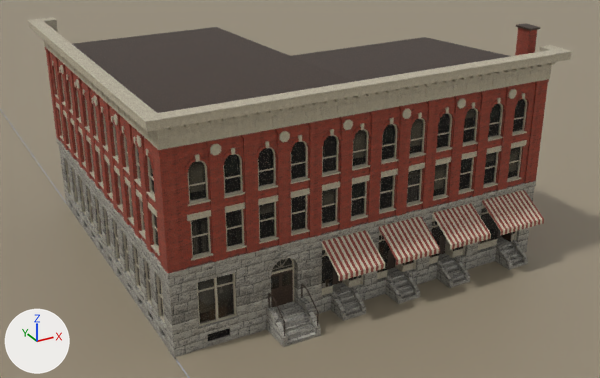
A saved change to the Blender file assets/models/source/bank_building.blend.
Rendered twice from a 50 mm camera at (-21.8, -32.0, 23.3) aimed at (0.1, 8.0, 3.3). The axes (+X, +Y, +Z) are drawn at lower left. The lights are the same throughout. The picture after the commit comes second.

The first picture shows 'BK_Ground', 'BankBuilding'.
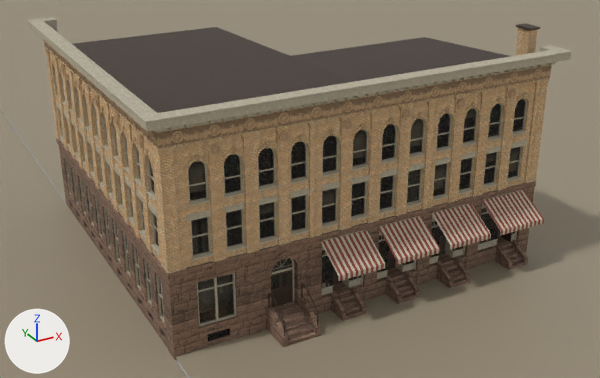
Boxes (x1, y1, x2, y2) around the edits, measured in the pictures (600 x 378 px):
'BankBuilding', surface changed, reshaped
    both: (27, 17, 573, 360)
part 1 of me_bankbuilding, deleted
    before: (47, 43, 536, 141)
part 2 of me_bankbuilding, recoloured
    both: (44, 41, 552, 162)

Patch to the scene script:
```diff
--- a/assets/models/source/bank_building.blend.py
+++ b/assets/models/source/bank_building.blend.py
@@ img_terracotta_ornament_jpg @@
+img_terracotta_ornament_jpg = load_image('terracotta_ornament.jpg', '../../textures/bank-building/terracotta_ornament.jpg', 1024, 1024, 'sRGB')
@@ img_stone_brown_jpg @@
+img_stone_brown_jpg = load_image('stone_brown.jpg', '../../textures/bank-building/stone_brown.jpg', 1024, 1024, 'sRGB')
@@ img_brick_buff_jpg @@
+img_brick_buff_jpg = load_image('brick_buff.jpg', '../../textures/bank-building/brick_buff.jpg', 1024, 1024, 'sRGB')
@@ mat_bkr_brick @@
 n1 = _N.new('ShaderNodeBsdfPrincipled'); n1.name = 'Principled BSDF'
 n3 = _N.new('ShaderNodeTexImage'); n3.name = 'Image Texture'
-n3.image = img_red_brick_jpg
-n4 = _N.new('ShaderNodeMix'); n4.name = 'Mix'
-n4.data_type = 'RGBA'
-n4.blend_type = 'MULTIPLY'
-n4.inputs[0].default_value = 1.0  # 'Factor'
-n4.inputs[7].default_value = (0.94, 0.378, 0.368, 1.0)  # 'B', pink #f8a5a3
+n3.image = img_brick_buff_jpg
 _L.new(n1.outputs[0], n0.inputs[0])  # 'BSDF' to 'Surface'
 _L.new(n2.outputs[0], n3.inputs[0])  # 'UV' to 'Vector'
-_L.new(n3.outputs[0], n4.inputs[6])  # 'Color' to 'A'
-_L.new(n4.outputs[2], n1.inputs[0])  # 'Result' to 'Base Color'
+_L.new(n3.outputs[0], n1.inputs[0])  # 'Color' to 'Base Color'
@@ mat_bkr_stone @@
 n1 = _N.new('ShaderNodeBsdfPrincipled'); n1.name = 'Principled BSDF'
 n3 = _N.new('ShaderNodeTexImage'); n3.name = 'Image Texture'
-n3.image = img_stone_rockfaced_jpg
-n4 = _N.new('ShaderNodeMix'); n4.name = 'Mix'
-n4.data_type = 'RGBA'
-n4.blend_type = 'MULTIPLY'
-n4.inputs[0].default_value = 1.0  # 'Factor'
-n4.inputs[7].default_value = (0.66, 0.68, 0.72, 1.0)  # 'B', light grey #d4d7dd
+n3.image = img_stone_brown_jpg
 _L.new(n1.outputs[0], n0.inputs[0])  # 'BSDF' to 'Surface'
 _L.new(n2.outputs[0], n3.inputs[0])  # 'UV' to 'Vector'
-_L.new(n3.outputs[0], n4.inputs[6])  # 'Color' to 'A'
-_L.new(n4.outputs[2], n1.inputs[0])  # 'Result' to 'Base Color'
+_L.new(n3.outputs[0], n1.inputs[0])  # 'Color' to 'Base Color'
@@ mat_bkr_ornament @@
+mat_bkr_ornament = bpy.data.materials.new('BKR_Ornament')
+# uses the picture img_terracotta_ornament_jpg
@@ me_bankbuilding @@
 # used by ob_bankbuilding; location = (0.0, 0.0, 0.0)
-me_bankbuilding.from_pydata(...)  # 7652 vertices, 3945 faces; spans x -11.9..11.9, y -1.8..21.1, z -0.2..13.2
+me_bankbuilding.from_pydata(...)  # 7285 vertices, 3714 faces; spans x -11.9..11.9, y -1.8..21.1, z -0.2..13.2
+# me_bankbuilding part 1: 46 loose pieces with 368 vertices, spanning x -11.2..10.0, y -0.1..19.5, z 10.8..11.2, are deleted
+# me_bankbuilding part 2: 224 faces spanning x -11.2..11.2, y -0.1..20.4, z 9.7..11.4 switch from mat_bkr_trim to mat_bkr_ornament
+# other edits to the shape of me_bankbuilding do not show in these pictures
 me_bankbuilding.materials.append(mat_bkr_brick)
```
